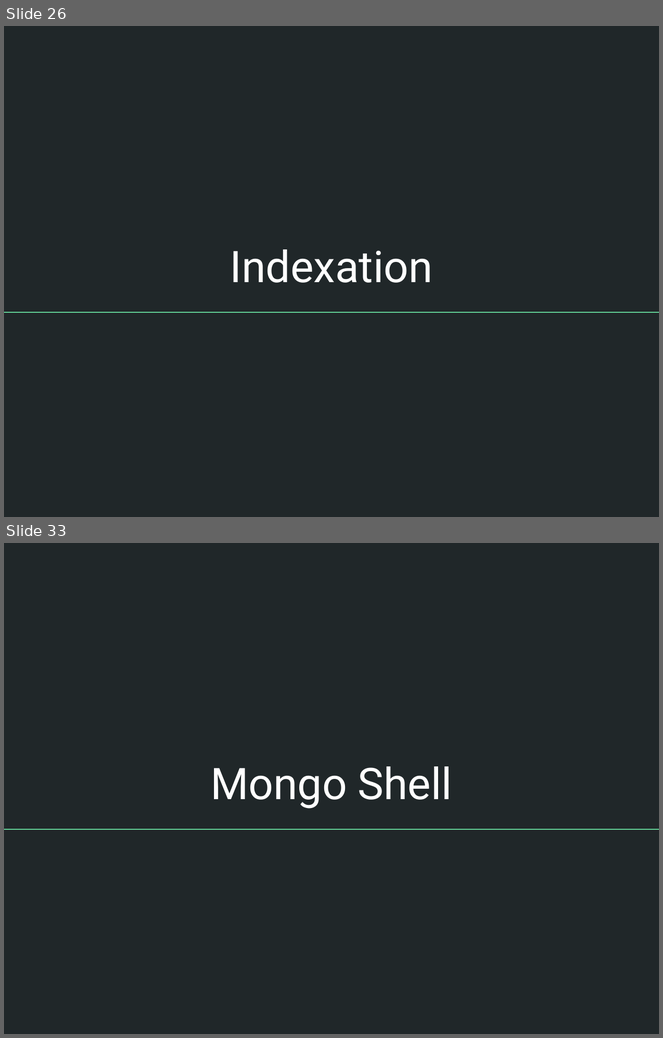
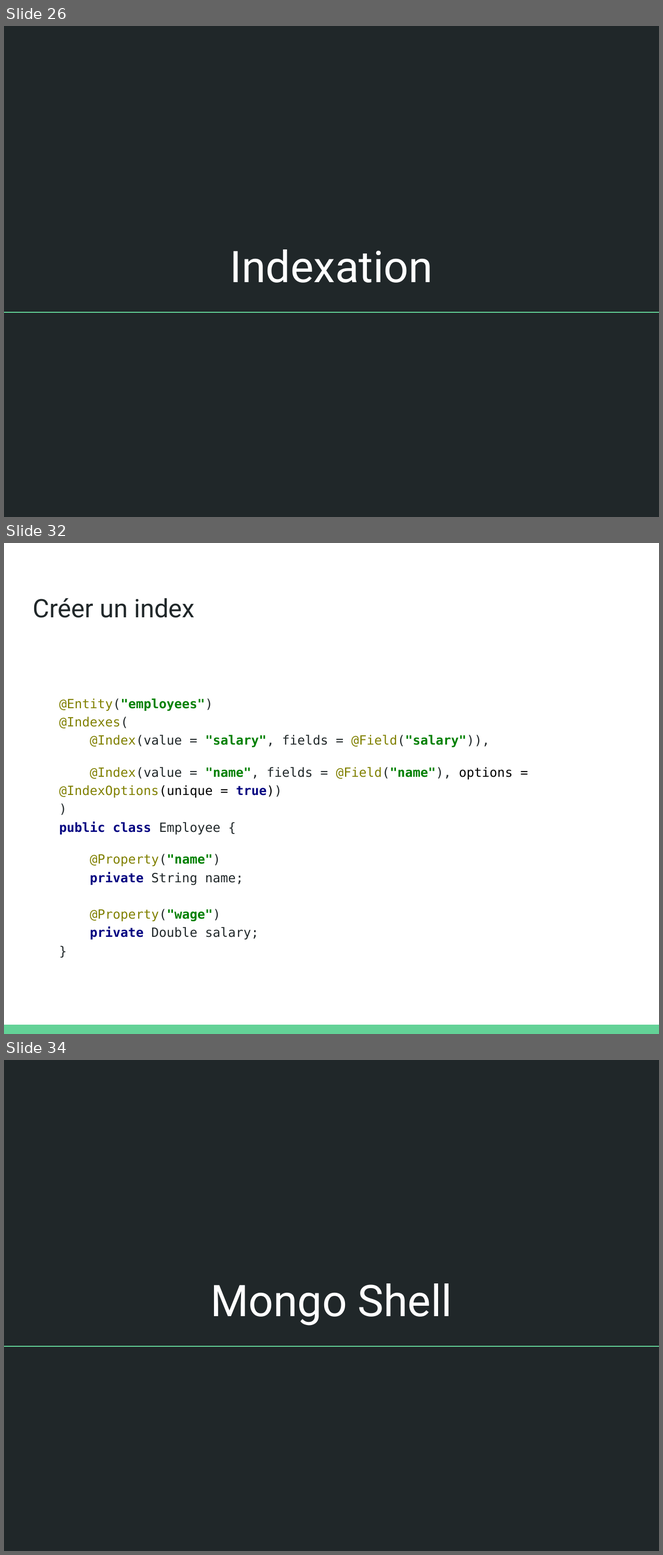
Before and after one commit to olivier-pitton/dant, a slide deck: mongodb/Cours_NoSQL.pptx. Shown one above the other, each under a label of ours: slides 26 and 33 before the commit, slides 26, 32 and 34 after it; the slides between them are not shown. The pictures are 663x1038 and 663x1555 pixels, drawn with LibreOffice and Linux fonts; fonts in the diff are those of the drawing. Boxes give left, top, right and bottom in pixels: in the first picture for what was removed or moved away, otherwise in the second. Text is boxed around its words. In the diff, an @@ line names an element or a change of style, - is before the commit and + after.

```diff
--- a/mongodb/Cours_NoSQL.pptx
+++ b/mongodb/Cours_NoSQL.pptx
@@ slide 32 added at <box>4,543,659,1034</box>, background #FFFFFF @@
@@ title added at <box>33,598,195,618</box>, 28 pt, text #202729 @@
+Créer un index
@@ text added at <box>59,698,513,940</box>, 14 pt, text #202729 @@
+@Entity("employees")
+@Indexes(
+@Index(value = "salary", fields = @Field("salary")),
+@Index(value = "name", fields = @Field("name"), options = @IndexOptions(unique = true))
+)
+public class Employee {
+@Property("name")
+private String name;
+@Property("wage")
+private Double salary;
+}
@@ rectangle added at <box>4,1025,659,1034</box>, fill #63D297 @@
@@ what was slide 33 is now slide 34 @@
```
Also in this commit, not shown: 46 slides changed, 1 other slide added, 1 slide removed, 1 other file.
